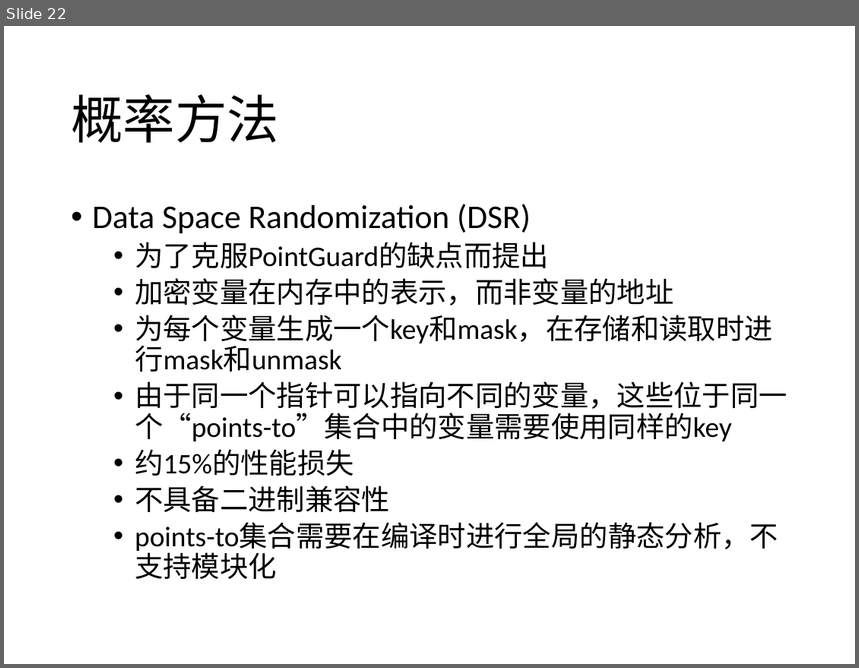
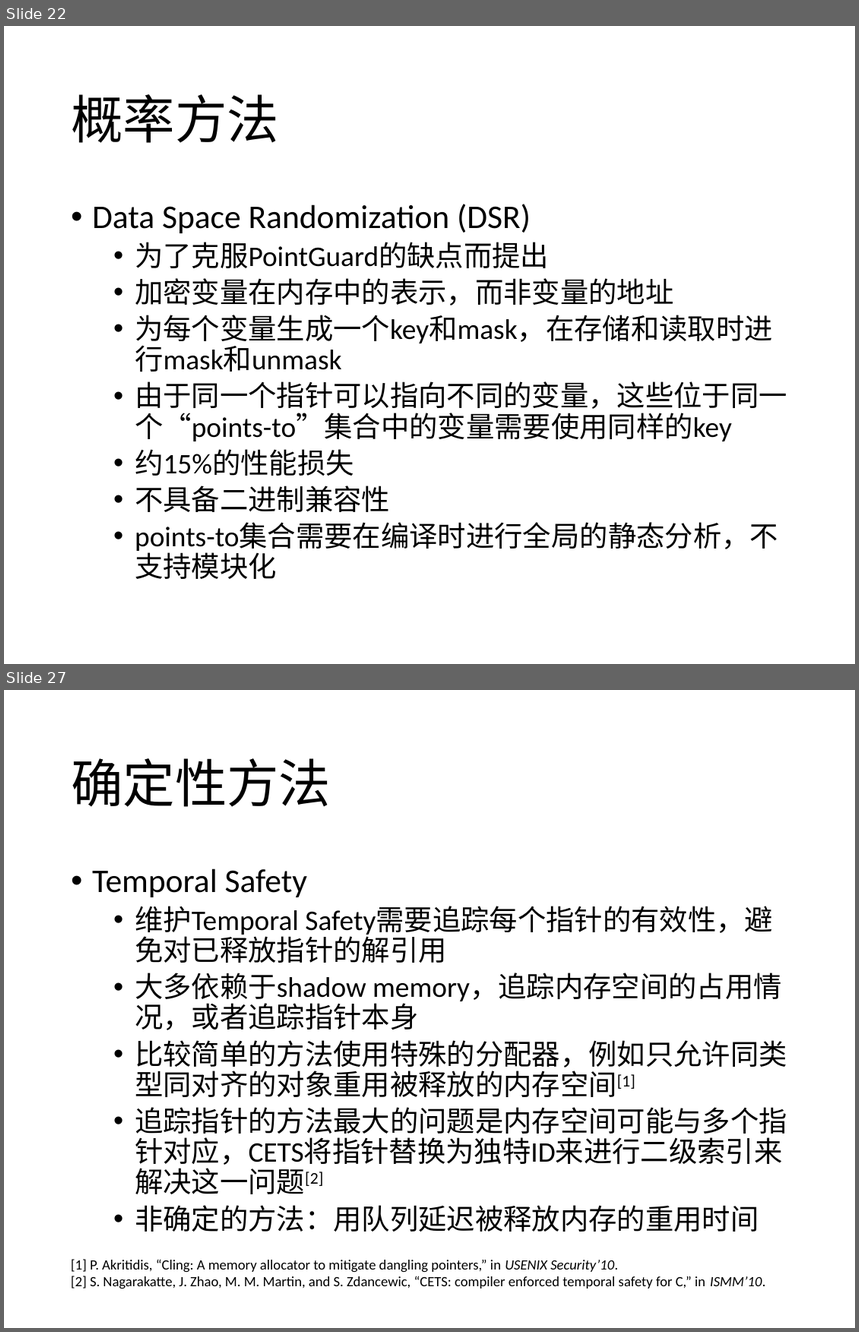
Before and after one commit to CodeATA/Docs, a slide deck: 内存安全报告.pptx. Shown one above the other, each under a label of ours: slide 22 before the commit, slides 22 and 27 after it; the slides between them are not shown. The pictures are 859x668 and 859x1332 pixels, drawn with LibreOffice and Linux fonts; fonts in the diff are those of the drawing. Boxes give left, top, right and bottom in pixels: in the first picture for what was removed or moved away, otherwise in the second. Text is boxed around its words. In the diff, an @@ line names an element or a change of style, - is before the commit and + after.

```diff
--- a/内存安全报告.pptx
+++ b/内存安全报告.pptx
@@ slide 27 added at (4,690,855,1328), background #FFFFFF @@
@@ title added at (71,758,331,807), 44 pt, text #000000 @@
+确定性方法
@@ text added at (92,869,788,1232), 24 pt, text #000000 @@
+• Temporal Safety
+  • 维护Temporal Safety需要追踪每个指针的有效性，避免对已释放指针的解引用
+  • 大多依赖于shadow memory，追踪内存空间的占用情况，或者追踪指针本身
+  • 比较简单的方法使用特殊的分配器，例如只允许同类型同对齐的对象重用被释放的内存空间[1]
+  • 追踪指针的方法最大的问题是内存空间可能与多个指针对应，CETS将指针替换为独特ID来进行二级索引来解决这一问题[2]
+  • 非确定的方法：用队列延迟被释放内存的重用时间
@@ text added at (71,1259,766,1290), 12 pt, text #000000 @@
+[1] P. Akritidis, “Cling: A memory allocator to mitigate dangling pointers,” in USENIX Security’10.
+[2] S. Nagarakatte, J. Zhao, M. M. Martin, and S. Zdancewic, “CETS: compiler enforced temporal safety for C,” in ISMM’10.
```
Also in this commit, not shown: 1 slide changed, 13 other slides added, 1 other file.
